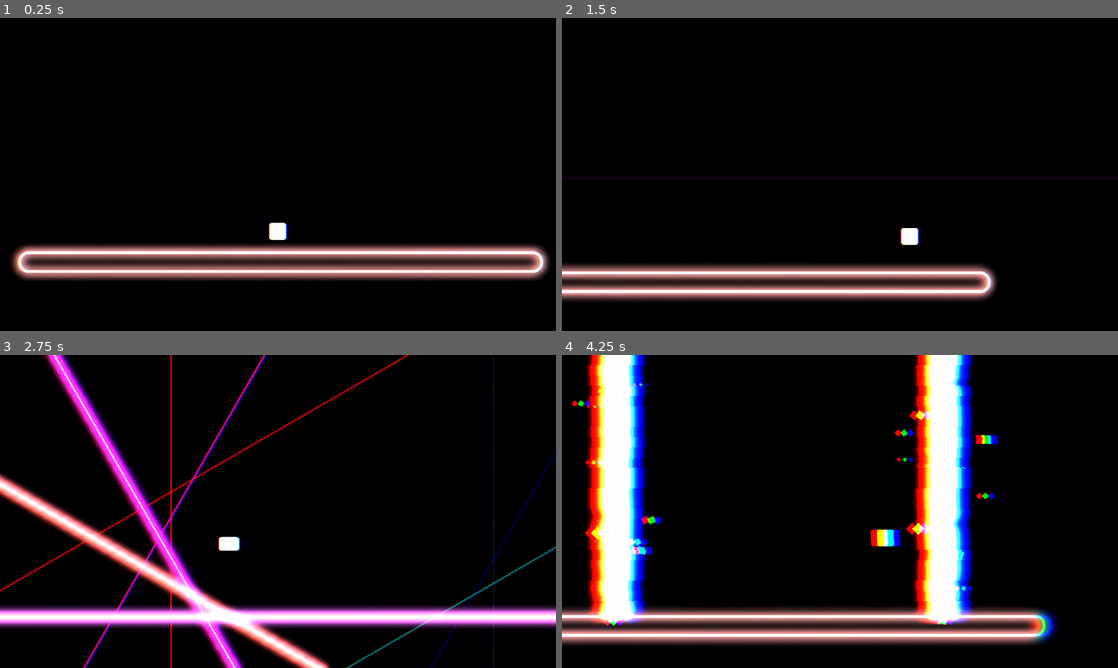
Above: before the commit, frames 1-4 (two rows, left to right).
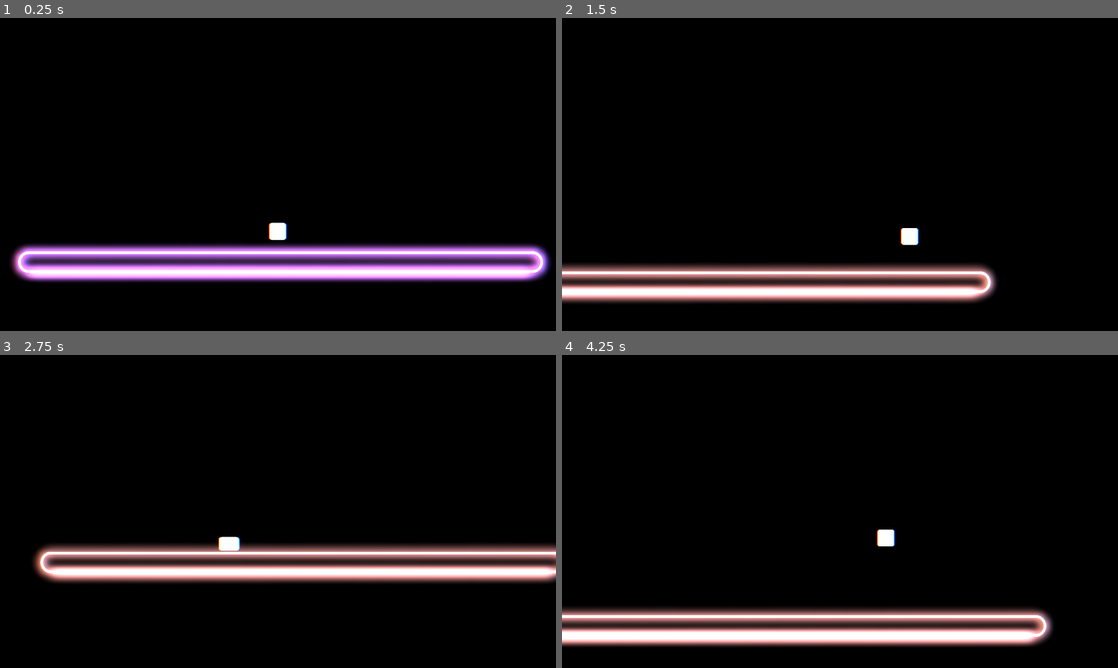
Above: after the commit, the same moments.

Repository: FireEntity1/beat-jumper
Game: Godot game, scene res://scenes/main_game.tscn
The game is run twice, just before and just after one commit, with the same random seed, the same clock (stepped at 60 frames per second) and the same inputs. Sound files missing from this copy of the repository are replaced by a short silence.
Inputs (mouse positions are in pixels of both pictures, inside the frame that each line leads up to):
- Up to frame 1 (0.25 s): no input
- Up to frame 2 (1.5 s): tap Enter (ui_accept) at 0.5 s; move the mouse to (962, 158) at 0.52 s; hold D (right) 0.53-1.25 s; tap S (slam) at 0.6 s; click (962, 158) at 0.67 s; tap Space (jump) at 0.77 s; drag from (728, 190) to (812, 237) at 1.27 s
- Up to frame 3 (2.75 s): move the mouse to (333, 442) at 2.02 s; hold Left (left) from 2.03 s (still down); hold Shift (shift) from 2.03 s (still down); tap S (slam) at 2.3 s
- Up to frame 4 (4.25 s): release Left (left) at 2.75 s; release Shift (shift) at 2.75 s; drag from (812, 574) to (745, 498) at 2.77 s; move the mouse to (1006, 558) at 3.52 s; hold D (right) from 3.53 s (still down); tap S (slam) at 3.6 s; tap Space (jump) at 3.77 s

The runs differ from the first frame. In frame 1, 10% of the frame differs, in the area x 2-99%, y 72-85%; in frame 2, 3.8%; in frame 3, 26%, in the area x 0-100%, y 0-100%; in frame 4, 23%.

Commit message:
feat: complete re-do of visualizer/audio system

Diff:
--- a/components/visualizer.tscn
+++ b/components/visualizer.tscn
@@ -9,3 +9,6 @@
 position = Vector2(970, -448)
 scale = Vector2(1.10907, 1.10907)
 zoom = Vector2(0.3, 0.3)
+
+[node name="line" type="Line2D" parent="."]
+antialiased = true
--- a/default_bus_layout.tres
+++ b/default_bus_layout.tres
@@ -2,6 +2,8 @@
 
 [sub_resource type="AudioEffectSpectrumAnalyzer" id="AudioEffectSpectrumAnalyzer_j3pel"]
 resource_name = "SpectrumAnalyzer"
+buffer_length = 0.1
+fft_size = 0
 
 [resource]
 bus/0/effect/0/effect = SubResource("AudioEffectSpectrumAnalyzer_j3pel")
--- a/scenes/editor.tscn
+++ b/scenes/editor.tscn
@@ -123,6 +123,9 @@
 
 [node name="song" type="AudioStreamPlayer2D" parent="."]
 stream = ExtResource("4_q68jb")
+volume_db = -13.0
+max_distance = 10000.0
+attenuation = 1e-05
 
 [node name="timeline" type="HBoxContainer" parent="."]
 offset_top = 202.0
--- a/scenes/main_game.tscn
+++ b/scenes/main_game.tscn
@@ -172,19 +172,20 @@
 [node name="visualizer" parent="." instance=ExtResource("7_wi4c7")]
 position = Vector2(-2, 458)
 scale = Vector2(0.35, -1)
+smooth = true
 
 [node name="visualizer2" parent="." instance=ExtResource("7_wi4c7")]
 position = Vector2(-2, 458)
 rotation = -3.14159
 scale = Vector2(0.35, 1)
+smooth = true
 
 [node name="music" type="AudioStreamPlayer2D" parent="."]
 position = Vector2(-3.99996, -93)
 rotation = -3.14159
 scale = Vector2(0.35, 1)
 stream = ExtResource("8_70vka")
-volume_db = -16.343
-autoplay = true
+volume_db = -13.0
 max_distance = 10000.0
 attenuation = 5.31342e-05
 panning_strength = 0.0
--- a/scripts/editor.gd
+++ b/scripts/editor.gd
@@ -359,6 +359,7 @@
 	elif $song.playing:
 		$song.stop()
 		cursor = snap(cursor)
+		preview.modify(false,beat_to_time(cursor),cursor,map)
 		$hor_scroll.value = cursor*EVENT_WIDTH - 10
 
 func _on_title_text_changed(new_text: String) -> void:
@@ -431,4 +432,5 @@
 	print("scroll ended")
 
 func _on_offset_text_changed(new_text: String) -> void:
-	map.offset = float(new_text)
+	map.offset = max(new_text, 0)
+	$offset.text = str(map.offset)
--- a/scripts/event_handler.gd
+++ b/scripts/event_handler.gd
@@ -28,172 +28,12 @@
 
 var map: Dictionary = global.default_map.duplicate(true)
 
-var events = [
-	{
-		"type": "visualizer",
-		"beat": 4,
-		"status": false
-	},
-	{
-		"type": "laser_circle",
-		"beat": 0+4,
-		"pos": Vector2(4,3),
-		"rot": 0,
-		"radius": 400,
-		"amount": 12,
-		"edges": 12,
-		"speed": 1.0/6.0,
-		"colour": ["pink","red"],
-		"direction": 1
-	},
-	{
-		"type": "laser_circle",
-		"beat": 2+4,
-		"pos": Vector2(7,3),
-		"rot": 90,
-		"radius": 400,
-		"amount": 12,
-		"edges": 12,
-		"speed": 1.0/6.0,
-		"colour": ["purple","blue"],
-		"direction": -1
-	},
-	{
-		"type": "platform_colour",
-		"beat": 4,
-		"colour": "black",
-		"speed": 10
-	},
-	{
-		"type": "visualizer",
-		"beat": 4+4,
-		"status": true
-	},
-	{
-		"type": "platform_colour",
-		"beat": 4+3,
-		"colour": "pink",
-		"speed": 5
-	},
-	{
-		"type": "laser",
-		"beat": 15,
-		"pos": Vector2(5,5.2),
-		"rot": 0,
-		"colour": "orange"
-	},
-	{
-		"type": "laser",
-		"beat": 15.4,
-		"pos": Vector2(5,4.8),
-		"rot": 0,
-		"colour": "purple"
-	},
-	{
-		"type": "platform_colour",
-		"beat": 4+4,
-		"colour": "pink",
-		"speed": 50
-	},
-	{
-		"type": "laser_sweep",
-		"beat": 11,
-		"pos": Vector2(5,1),
-		"rot": 45,
-		"amount": 8,
-		"speed": 1.0/16.0,
-		"distance": 300,
-		"outwards": false,
-		"direction": false,
-		"colour": ["pink"]
-	},
-	{
-		"type": "laser_slam",
-		"beat": 8,
-		"pos": Vector2(3,1),
-		"rot": 0,
-		"colour": "pink",
-		"length": 3.0
-	},
-	{
-		"type": "laser_slam",
-		"beat": 8,
-		"pos": Vector2(9,1),
-		"rot": 0,
-		"colour": "pink",
-		"length": 3.0
-	},
-	{
-		"type": "glitch",
-		"beat": 4+4,
-		"length": 3,
-		"intensity": 0.5
-	},
-	{
-		"type": "shake",
-		"beat": 8,
-		"status": true,
-		"intensity": 1.0
-	},
-	{
-		"type": "platform_colour",
-		"beat": 7+4,
-		"colour": "black",
-		"speed": 10
-	},
-	{
-		"type": "platform_colour",
-		"beat": 8+4,
-		"colour": "blue",
-		"speed": 50
-	},
-	{
-		"type": "laser_spread",
-		"beat": 8+4,
-		"colour": ["blue"],
-		"speed": 3,
-		"amount": 10,
-		"length": 4.0,
-		"pos": Vector2(5,0),
-		"rot": 0
-	},
-	{
-		"type": "laser_spread",
-		"beat": 8+4,
-		"colour": ["blue"],
-		"speed": 3,
-		"amount": 10,
-		"length": 4.0,
-		"pos": Vector2(7,3),
-		"rot": 0
-	},
-	{
-		"type": "glitch",
-		"beat": 8+4,
-		"length": 4,
-		"intensity": 0.5
-	},
-	{
-		"type": "platform_colour",
-		"beat": 12+4,
-		"colour": "blue",
-		"speed": 5
-	},
-	{
-		"type": "visualizer",
-		"beat": 12+4,
-		"status": true
-	},
-
-]
-
 func _ready() -> void:
-	map.data = events
 	bpm += epsilon
 	if not is_preview:
-		$music.play(279.55)
+		$music.play(0)
 	map.data.sort_custom(sort_by_trigger_beat)
-	$main_platform/platform_sprite.modulate = global.colours_raw["pink"]
+	$main_platform/platform_sprite.modulate = global.colours_raw["purple"]
 
 func _process(delta: float) -> void:
 	global.bpm = bpm
@@ -249,6 +89,9 @@
 				continue
 			elif event.type == "visualizer":
 				global.visualizer = event.status
+				global.visualizer_line = event.line
+				global.visualizer_smooth = event.smooth_line
+				global.visualizer_bar = event.bar
 				event_index += 1
 				continue
 			elif event.type == "vhs":
@@ -348,9 +191,10 @@
 			break
 	if playing:
 		beat = new_beat
-		$music.play(time)
+		#$music.play(time)
 	else:
-		$music.stop()
+		0
+		#$music.stop()
 
 func reset_states():
 	$player.position = Vector2(0,0)
--- a/scripts/global.gd
+++ b/scripts/global.gd
@@ -7,6 +7,9 @@
 var grid_offset = Vector2(-1660,-670)
 
 var visualizer = true
+var visualizer_line = false
+var visualizer_smooth = true
+var visualizer_bar = true
 
 var vhs = false
 var vhs_intensity = 0.5
@@ -141,7 +144,10 @@
 	"visualizer": {
 		"type": "visualizer",
 		"beat": 0,
-		"status": true
+		"status": true,
+		"line": false,
+		"smooth_line": true,
+		"bar": true
 	},
 	"vhs": {
 		"type": "vhs",
--- a/scripts/player.gd
+++ b/scripts/player.gd
@@ -127,4 +127,4 @@
 	scale = scale.move_toward(scale_target,0.09)
 	move_and_slide()
 	if is_preview:
-		position = Vector2(0,0)
+		position = Vector2(0,150)
--- a/scripts/visualizer.gd
+++ b/scripts/visualizer.gd
@@ -1,19 +1,29 @@
 extends Node2D
 
 var spectrum: AudioEffectSpectrumAnalyzerInstance
-@onready var bars = get_children()
+@onready var bars = []
 const bar = preload("res://components/bar.tscn")
 const count = 32
-const max_freq = 8000.0
+const max_freq = 10000.0
 const min_freq = 20.0
 const min_db = 50.0
 
-const rise_speed = 3
-const fall_speed = 0.1
-const normalization_speed = 0.002
+var bars_visibility = 0.0
+
+const rise_speed = 0.3
+const fall_speed = 0.3
+const normalization_speed = 0.0001
+
+@export var smooth = false
+@export var show_bars = true
+@export var show_line = false
+
+var line_values = []
 
 var bar_energies = []
 var max_energy = 0.1
+
+var curve = Curve2D.new()
 
 var fadein = 0.0
 
@@ -22,7 +32,9 @@
 		var temp = bar.instantiate()
 		temp.position.x = i * 115
 		add_child(temp)
-	bars = get_children()
+	for child in get_children():
+		if child is ColorRect:
+			bars.append(child)
 	spectrum = AudioServer.get_bus_effect_instance(0, 0)
 	bar_energies.resize(count)
 	for bar in bars:
@@ -31,32 +43,47 @@
 		bar_energies[i] = 0.0
 
 func _process(delta: float) -> void:
+	smooth = global.visualizer_smooth
+	show_line = global.visualizer_line
+	show_bars = global.visualizer_bar
 	if fadein < 0.2:
 		for bar in bars:
 			bar.scale.y = 0
 		fadein+=delta
-	var prev_hz = 0.0
+	var prev_hz = min_freq
 	var current_max = 0.0
+
+	var target_visibility = 1.0 if show_bars else 0.0
+	bars_visibility = lerp(bars_visibility, target_visibility, 20.0 * delta)
+
 	for i in range(count):
+		#var hz = min_freq * pow(max_freq / min_freq, float(i + 1) / count)
 		var hz = lerp(min_freq, max_freq, float(i + 1) / count)
-		#var hz = ((max_freq-min_freq)/count)*(i)
 		var magnitude = spectrum.get_magnitude_for_frequency_range(prev_hz, hz)
-		var raw_energy = magnitude.length() * 100.0
-		if raw_energy > current_max:
-			current_max = raw_energy
-		var energy = clamp(raw_energy / max(max_energy, 0.1), 0.0, 1.0)
+		#var raw_energy = magnitude.length() * 100.0
+		#if raw_energy > current_max:
+			#current_max = raw_energy
+		var magnitude_db = linear_to_db(magnitude.length())
+		var energy = clamp((linear_to_db(magnitude.length()) + 60.0) / 60.0, 0.0, 1.0)
+
+		if energy < 0.05:
+			energy = 0.0
 		if energy > bar_energies[i]:
-			bar_energies[i] = lerp(bar_energies[i], energy, rise_speed)
+			bar_energies[i] = lerp(bar_energies[i], energy, rise_speed*delta*60)
 		else:
-			bar_energies[i] = lerp(bar_energies[i], energy, fall_speed)
+			bar_energies[i] = lerp(bar_energies[i], energy, fall_speed*delta*60)
 		var current_bar = bars[i]
 		var target_height = bar_energies[i] * 50 * clamp(0.2*max(i,1),0.5,3)
-		if global.visualizer:
-			current_bar.scale.y = lerp(current_bar.scale.y, target_height/50, 50.0*delta)
+		if global.visualizer and show_bars:
+			current_bar.scale.y = lerp(current_bar.scale.y, target_height/50*bars_visibility, 20.0*delta)
+			#current_bar.scale.y = target_height/50
 			current_bar.modulate = global.current_col*(2.0/3.0) * (1.0 + bar_energies[i] * 1.0)
+			$line.modulate = global.current_col*(2.0/3.0) * (1.0 + bar_energies[i] * 1.0) * 2
+		elif not show_bars and show_line:
+			current_bar.scale.y = lerp(current_bar.scale.y, 0.0, 0.2)
 		else:
+			global.current_col*(2.0/3.0) * (1.0 + bar_energies[i] * 1.0)
 			current_bar.scale.y = lerp(current_bar.scale.y, 0.0, 0.2)
-			global.current_col*(2.0/3.0) * (1.0 + bar_energies[i] * 1.0)
 		if i >= count:
 			current_bar.scale.y = 0
 		prev_hz = hz
@@ -64,4 +91,39 @@
 			max_energy = lerp(max_energy, current_max, 0.3)
 		else:
 			max_energy = lerp(max_energy, current_max, normalization_speed)
-	bars[32].scale.y = 0
+	$line.clear_points()
+	$line.scale = Vector2.ONE
+	curve.clear_points()
+	curve.bake_interval = 10.0
+	if show_line:
+		$line.modulate.a = lerp($line.modulate.a,1.0,delta*2)
+	else:
+		$line.modulate.a = lerp($line.modulate.a,0.0,delta*2)
+	for i in range(count):
+		#var point = Vector2(i * 115, -bars[i].scale.y*900 + 120)
+		var height = bar_energies[i] * 50 * clamp(0.1*max(i,1),0.5,3)
+		var point = Vector2(i * 115, -height * 18 + 120)
+		if smooth:
+			curve.add_point(point)
+		else:
+			$line.add_point(point)
+	curve.add_point(Vector2(3600,120))
+	$line.add_point(Vector2(3600,120))
+	if smooth:
+		for i in range(curve.point_count):
+			var p_prev = curve.get_point_position(max(i - 1, 0))
+			var p_next = curve.get_point_position(min(i + 1, curve.point_count - 1))
+
+			var tangent = (p_next - p_prev) * 0.2
+
+			if i == 0:
+				tangent.y = 0
+
+			curve.set_point_in(i, -tangent)
+			curve.set_point_out(i, tangent)
+
+		var points = []
+		for point in curve.get_baked_points():
+			point.y = min(point.y, 120)
+			points.append(point)
+		$line.points = points
